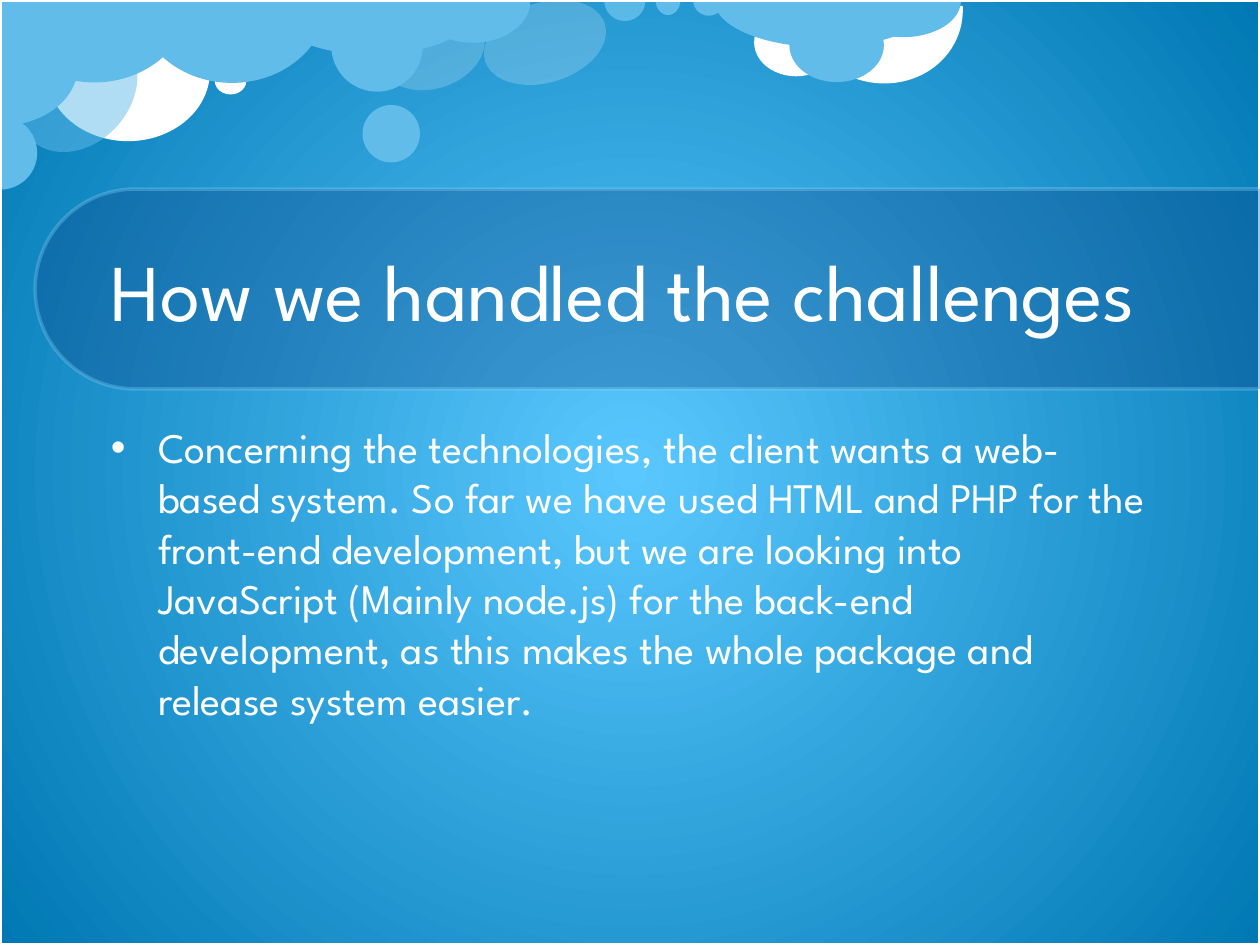
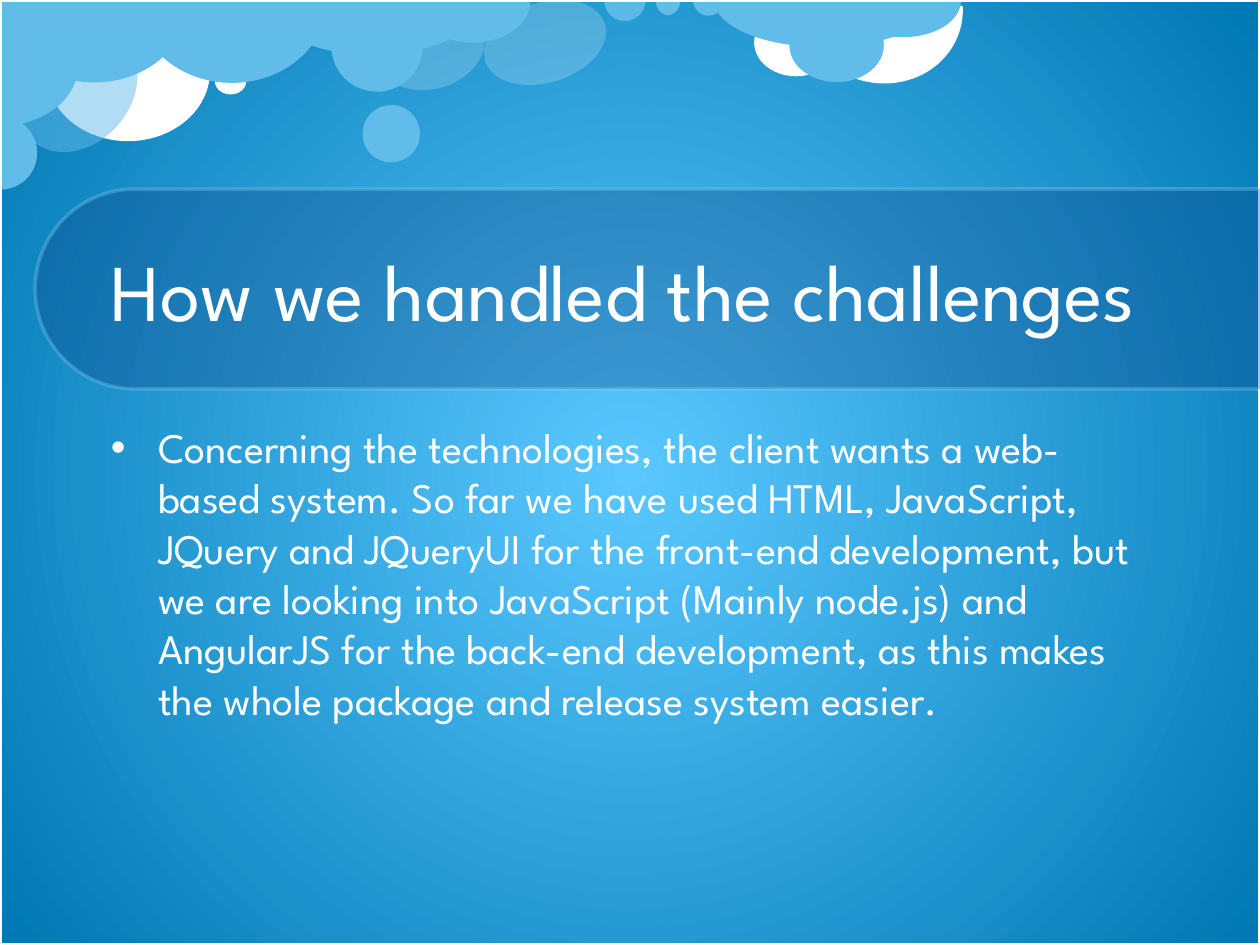
Before and after one commit to DianMarx/STORM, a slide deck: slide 7 of Documentation/Presentations/STORM Demo1.pptx. Drawn at 1260x945 pixels with LibreOffice and Linux fonts; fonts in the diff are those of the drawing; background and template pictures are left out. Boxes give left, top, right and bottom in pixels: in the first picture for what was removed or moved away, otherwise in the second. Text is boxed around its words. In the diff, an @@ line names an element or a change of style, - is before the commit and + after.

Commit message:
Fixed presentation

```diff
--- a/Documentation/Presentations/STORM Demo1.pptx
+++ b/Documentation/Presentations/STORM Demo1.pptx
@@ text at [158, 434, 1129, 724]: text changed @@
-• Concerning the technologies, the client wants a web-based system. So far we have used HTML and PHP for the front-end development, but we are looking into JavaScript (Mainly node.js) for the back-end development, as this makes the whole package and release system easier.
+• Concerning the technologies, the client wants a web-based system. So far we have used HTML, JavaScript, JQuery and JQueryUI for the front-end development, but we are looking into JavaScript (Mainly node.js) and AngularJS for the back-end development, as this makes the whole package and release system easier.
```
Also in this commit, not shown: 3 other slides changed.
